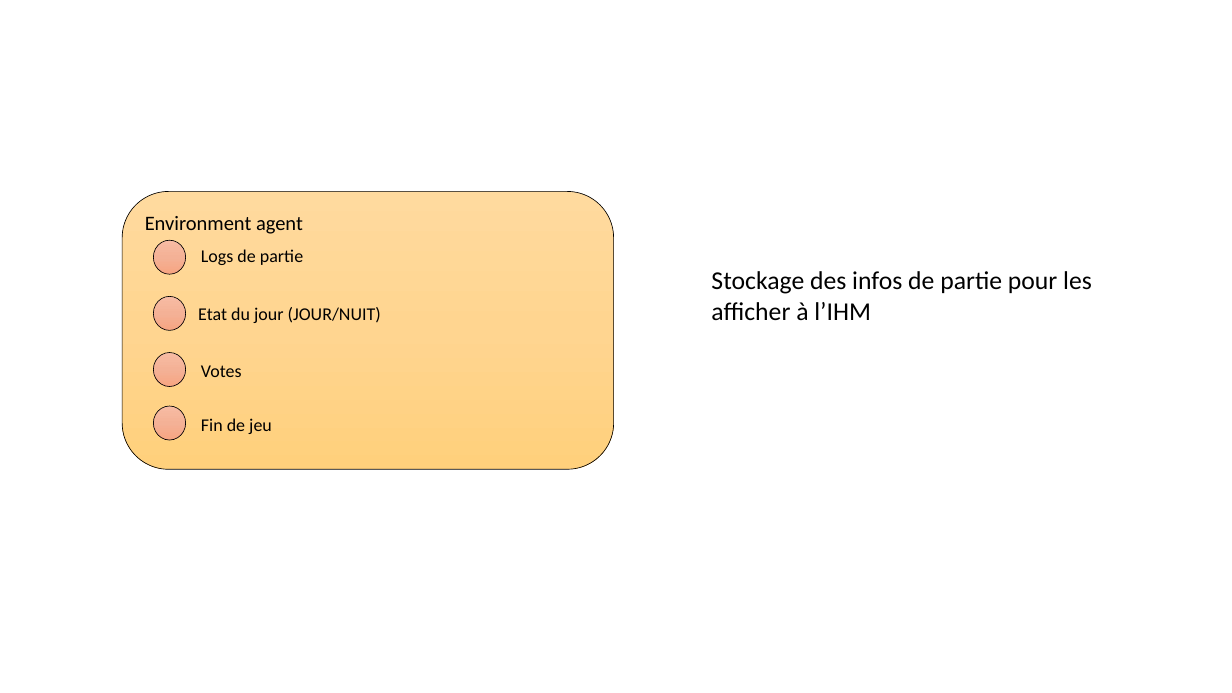
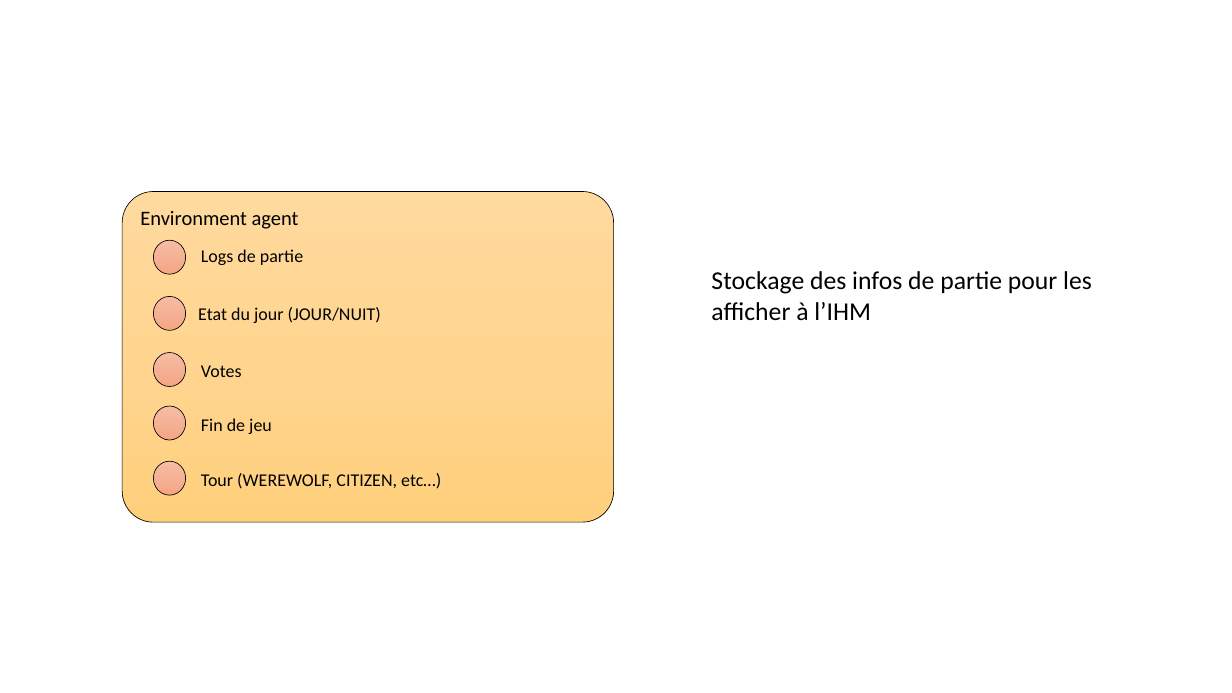
Before and after one commit to konamdav/Loup-Garou, a slide deck: slide 6 of README.pptx (slide 7 before the commit). Drawn at 1232x693 pixels with LibreOffice and Linux fonts; fonts in the diff are those of the drawing. Boxes give left, top, right and bottom in pixels: in the first picture for what was removed or moved away, otherwise in the second. Text is boxed around its words. In the diff, an @@ line names an element or a change of style, - is before the commit and + after.

```diff
--- a/README.pptx
+++ b/README.pptx
@@ rounded rectangle "Environment agent": place and size @@
-rounded rectangle "Environment agent" at [122,191,614,470]
+rounded rectangle "Environment agent" at [122,191,614,522]
@@ rounded rectangle "Environment agent" at [122,191,614,522]: proportions changed @@
@@ ellipse added at [153,461,186,495], fill gradient #F7BDA5 to #F5B196 to #F8A582, outline #000000 0.5 pt @@
@@ text added at [201,473,441,489], 14 pt, text #000000 @@
+Tour (WEREWOLF, CITIZEN, etc…)
```
Also in this commit, not shown: 1 other slide changed, 1 slide removed, 15 other files.
